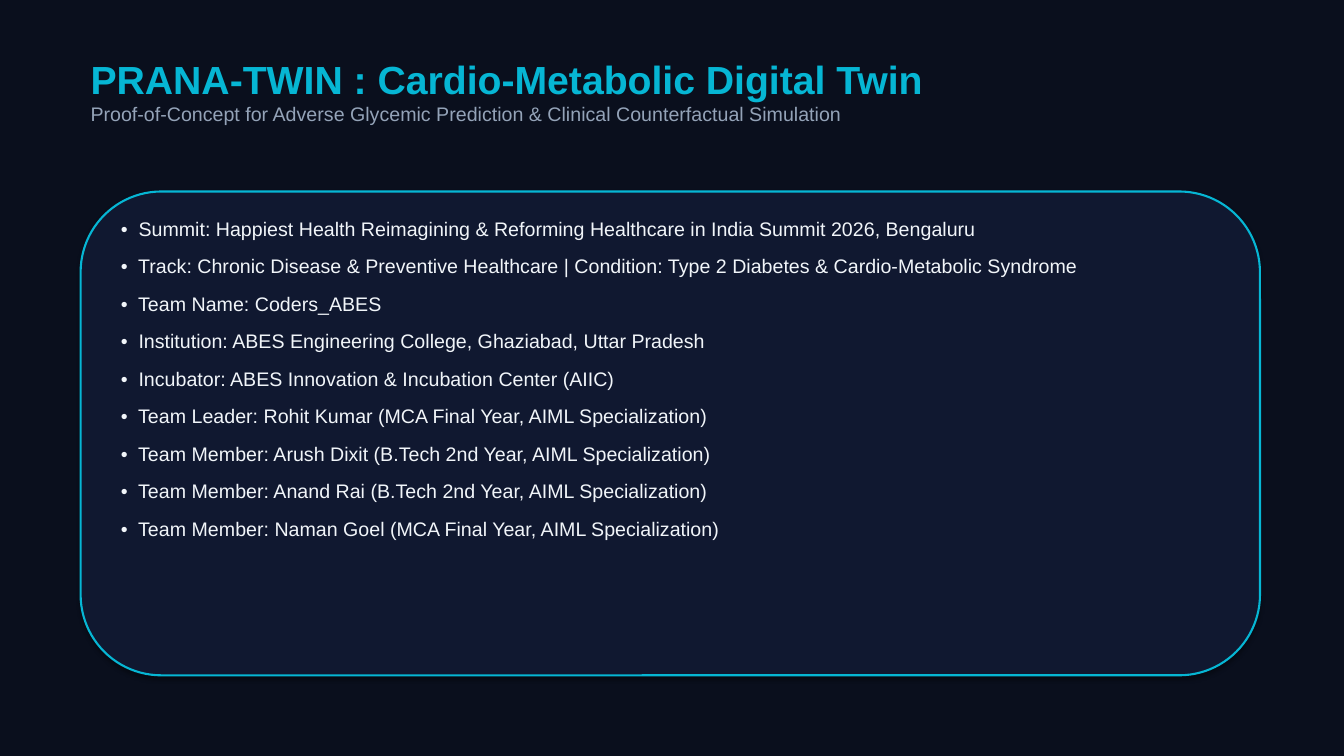
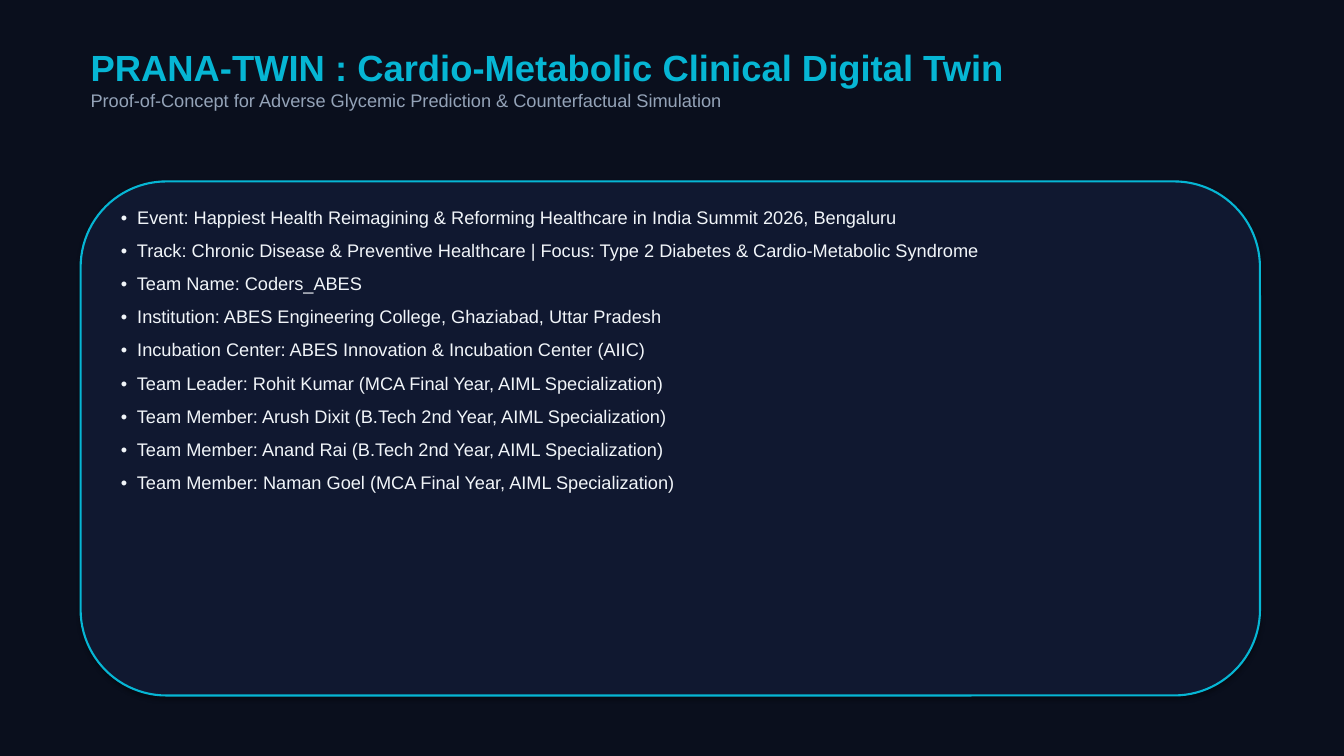
Before and after one commit to Rohit7824567/Twin_challenge, a slide deck: slide 1 of docs/PRANA_TWIN_Summit_Presentation.pptx. Drawn at 1344x756 pixels with LibreOffice and Linux fonts; fonts in the diff are those of the drawing. Boxes give left, top, right and bottom in pixels: in the first picture for what was removed or moved away, otherwise in the second. Text is boxed around its words. In the diff, an @@ line names an element or a change of style, - is before the commit and + after.

```diff
--- a/docs/PRANA_TWIN_Summit_Presentation.pptx
+++ b/docs/PRANA_TWIN_Summit_Presentation.pptx
@@ text at box(91, 54, 1003, 111): text changed; size 14 to 13 pt @@
-PRANA-TWIN : Cardio-Metabolic Digital Twin
-Proof-of-Concept for Adverse Glycemic Prediction & Clinical Counterfactual Simulation
+PRANA-TWIN : Cardio-Metabolic Clinical Digital Twin
+Proof-of-Concept for Adverse Glycemic Prediction & Counterfactual Simulation
@@ rounded rectangle: place and size @@
-rounded rectangle at box(81, 192, 1260, 676)
+rounded rectangle at box(81, 181, 1260, 696)
@@ text "• Event: Happiest Health Reimagining ...": place and size @@
-text "• Event: Happiest Health Reimagining ..." at box(138, 221, 1076, 540)
+text "• Event: Happiest Health Reimagining ..." at box(137, 210, 978, 493)
@@ text at box(137, 210, 978, 261): text changed; size 14 to 13 pt @@
-• Summit: Happiest Health Reimagining & Reforming Healthcare in India Summit 2026, Bengaluru
-• Track: Chronic Disease & Preventive Healthcare | Condition: Type 2 Diabetes & Cardio-Metabolic Syndrome
+• Event: Happiest Health Reimagining & Reforming Healthcare in India Summit 2026, Bengaluru
+• Track: Chronic Disease & Preventive Healthcare | Focus: Type 2 Diabetes & Cardio-Metabolic Syndrome
@@ text at box(137, 276, 674, 493): size 14 to 13 pt in "• Team Name: Coders_ABES", "• Institution: ABES Engineering College, Ghaziabad, Uttar ...", "• Team Leader: Rohit Kumar (MCA Final ...", "• Team Member: Arush Dixit (B.Tech 2nd ..." and 2 more places; less space between paragraphs @@
@@ text at box(137, 342, 645, 360): text changed; size 14 to 13 pt @@
-• Incubator: ABES Innovation & Incubation Center (AIIC)
+• Incubation Center: ABES Innovation & Incubation Center (AIIC)
```
Also in this commit, not shown: 4 other slides changed, 13 slides added, 5 slides removed, 7 other files.
